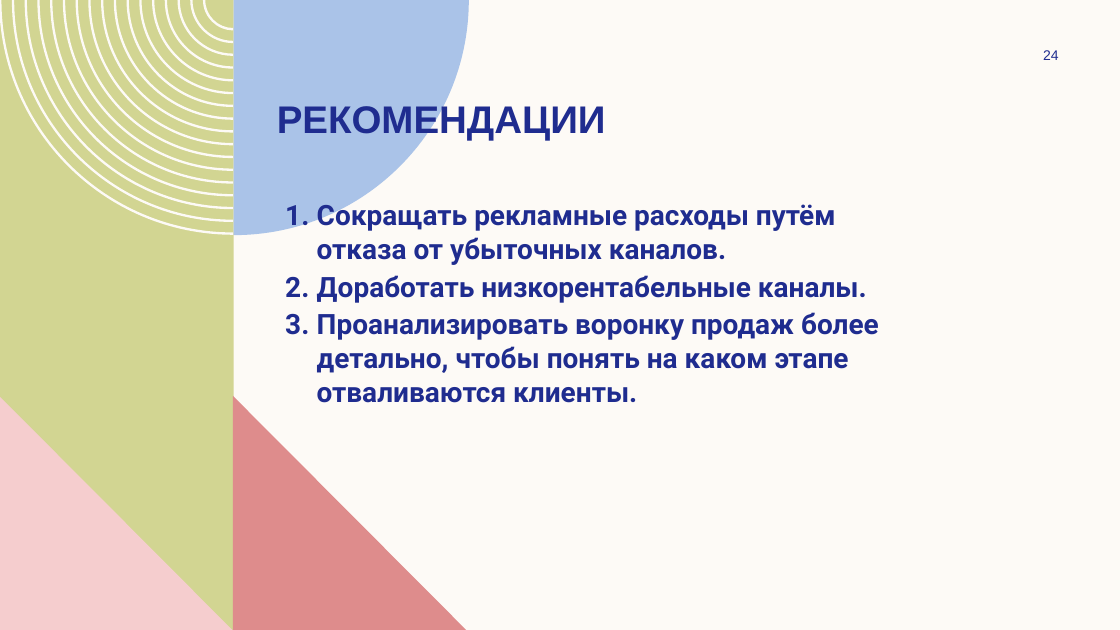
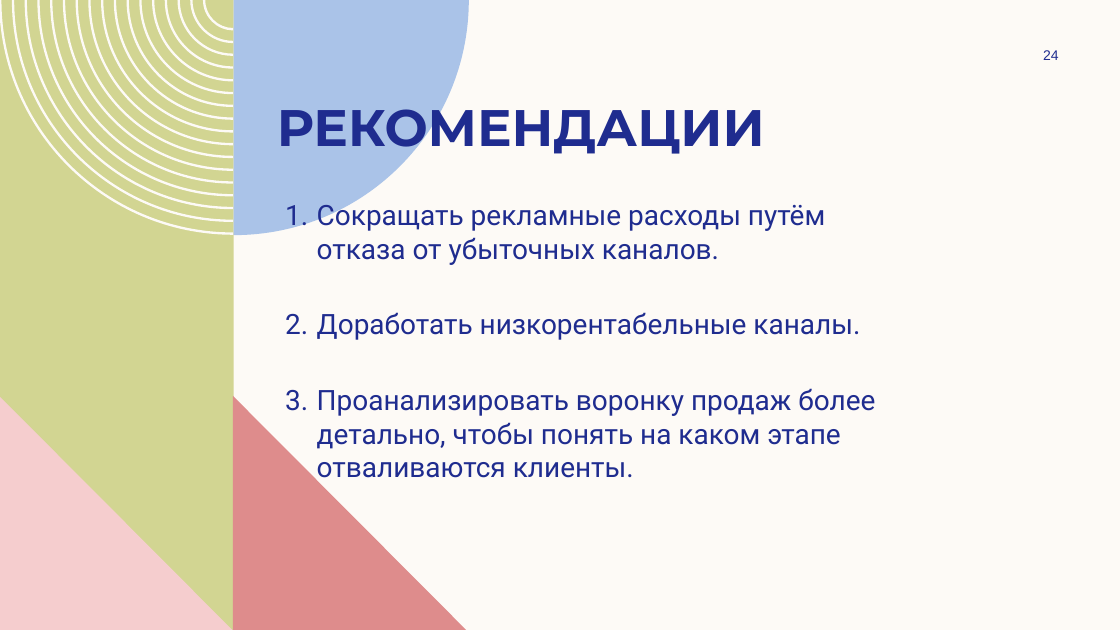
Before and after one commit to NatalliaVarabyova/data-analytics-project-96, a slide deck: slide 24 of Презентация.pptx. Drawn at 1120x630 pixels with LibreOffice and Linux fonts; fonts in the diff are those of the drawing. Boxes give left, top, right and bottom in pixels: in the first picture for what was removed or moved away, otherwise in the second. Text is boxed around its words. In the diff, an @@ line names an element or a change of style, - is before the commit and + after.

```diff
--- a/Презентация.pptx
+++ b/Презентация.pptx
@@ title "РЕКОМЕНДАЦИИ" at [277,96,765,158]: size 33 to 44 pt, font Arial to Montserrat @@
@@ text "Сокращать рекламные расходы путём отказа ..." at [317,199,875,484]: bold off @@
```
Also in this commit, not shown: 3 other slides changed, 4 other files.
